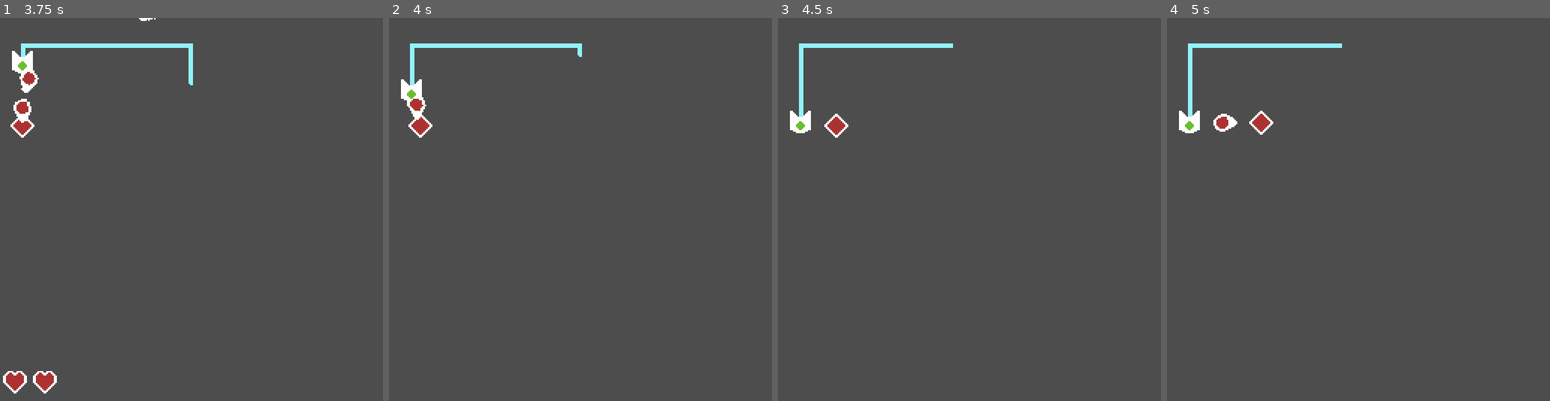
Above: before the commit, frames 1-4 (left to right).
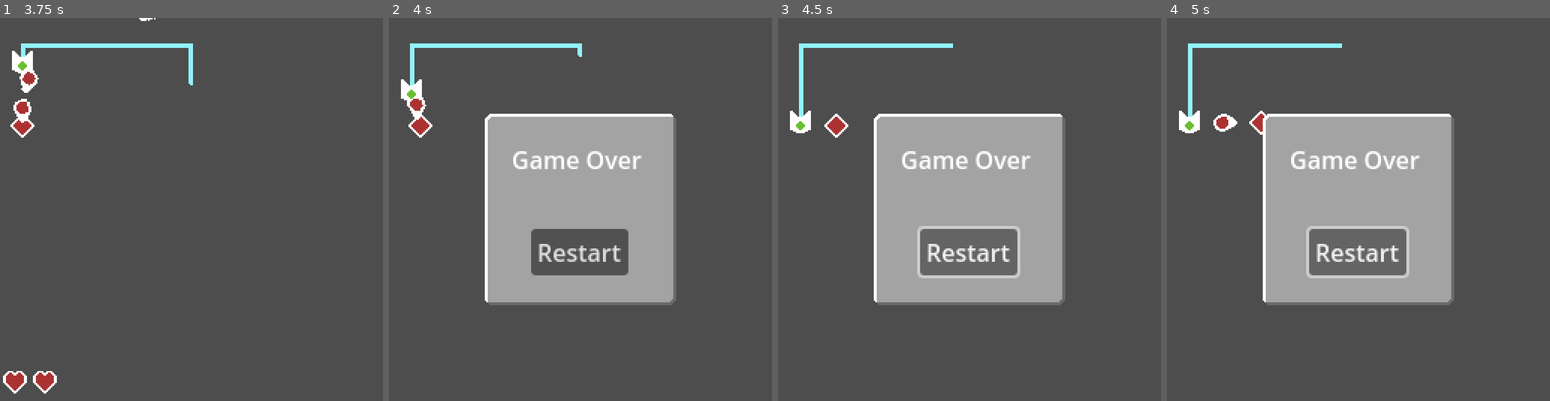
Above: after the commit, the same moments.

Repository: kennethbchen/Bullet-Wrangler-Game
Game: Godot game, scene res://Game.tscn
Two runs of this game, one before a commit and one after it. Both use one fixed random seed, a clock stepped at 60 frames per second and the inputs below.
Inputs (mouse positions are in pixels of both pictures, inside the frame that each line leads up to):
- Up to frame 1 (3.75 s): hold Space (Attack) 0.53-1.28 s; hold W (Up) 0.53-2.03 s; tap Space (Attack) at 1.35, 2.85 s; hold Space (Attack) 2.03-2.78 s; hold A (Left) 2.03-3.53 s; hold S (Down) from 3.53 s (still down); hold Space (Attack) from 3.53 s (still down)
- Up to frame 2 (4 s): keep holding S (Down); keep holding Space (Attack)
- Up to frame 3 (4.5 s): release S (Down) at 4.25 s; release Space (Attack) at 4.25 s; click (969, 251) at 4.25 s, where only the run after the commit has a clickable "Restart"
- Up to frame 4 (5 s): no input

Frame 1 is identical in both runs. In frame 2, 22% of the frame differs, in the area x 25-75%, y 25-75%; in frame 3, 22%; in frame 4, 22%.

Commit message:
Started implementing game over UI

Diff:
--- /dev/null
+++ b/Game.gd
@@ -0,0 +1,16 @@
+extends Node2D
+
+@export var game_over_ui: CanvasLayer
+
+# Called when the node enters the scene tree for the first time.
+func _ready():
+	pass # Replace with function body.
+
+
+# Called every frame. 'delta' is the elapsed time since the previous frame.
+func _process(delta):
+	pass
+
+func _on_player_died():
+	print("death")
+	game_over_ui.show()
--- a/Game.tscn
+++ b/Game.tscn
@@ -1,8 +1,10 @@
-[gd_scene load_steps=25 format=3 uid="uid://jwmpmr20n40m"]
+[gd_scene load_steps=27 format=3 uid="uid://jwmpmr20n40m"]
 
 [ext_resource type="Script" path="res://Scripts/Player.gd" id="1_wwex1"]
+[ext_resource type="Script" path="res://Game.gd" id="1_xpttx"]
 [ext_resource type="PackedScene" uid="uid://ddc8j5fsi2rdc" path="res://HealthSystem.tscn" id="2_1fmnw"]
 [ext_resource type="Script" path="res://Scripts/AttackSystem.gd" id="2_2nppm"]
+[ext_resource type="Theme" uid="uid://b38ci0gydvl3p" path="res://Theme.tres" id="2_de36d"]
 [ext_resource type="Texture2D" uid="uid://dii53ypu8s4sr" path="res://Sprites/Heart.png" id="2_ebqge"]
 [ext_resource type="Script" path="res://Scripts/LineDrawer.gd" id="2_nfbc4"]
 [ext_resource type="Texture2D" uid="uid://bqyrcjomob3vk" path="res://Sprites/Player.png" id="3_8cno4"]
@@ -53,7 +55,60 @@
 spawn_cycles = 3
 step_cycles = 1
 
-[node name="Game" type="Node2D"]
+[node name="Game" type="Node2D" node_paths=PackedStringArray("game_over_ui")]
+script = ExtResource("1_xpttx")
+game_over_ui = NodePath("GameOverUI")
+
+[node name="GameOverUI" type="CanvasLayer" parent="."]
+visible = false
+
+[node name="Panel" type="Panel" parent="GameOverUI"]
+anchors_preset = 8
+anchor_left = 0.5
+anchor_top = 0.5
+anchor_right = 0.5
+anchor_bottom = 0.5
+offset_left = -64.0
+offset_top = -64.0
+offset_right = 64.0
+offset_bottom = 64.0
+grow_horizontal = 2
+grow_vertical = 2
+theme = ExtResource("2_de36d")
+
+[node name="VBoxContainer" type="VBoxContainer" parent="GameOverUI/Panel"]
+layout_mode = 1
+anchors_preset = -1
+anchor_left = 0.0234375
+anchor_top = 0.0234375
+anchor_right = 0.976563
+anchor_bottom = 0.976563
+grow_horizontal = 2
+grow_vertical = 2
+metadata/_edit_use_anchors_ = true
+
+[node name="Spacer" type="Control" parent="GameOverUI/Panel/VBoxContainer"]
+layout_mode = 2
+size_flags_vertical = 3
+size_flags_stretch_ratio = 0.23
+
+[node name="GameOverText" type="Label" parent="GameOverUI/Panel/VBoxContainer"]
+layout_mode = 2
+size_flags_vertical = 3
+text = "Game Over "
+horizontal_alignment = 1
+
+[node name="Button" type="Button" parent="GameOverUI/Panel/VBoxContainer"]
+layout_mode = 2
+size_flags_horizontal = 4
+size_flags_vertical = 3
+size_flags_stretch_ratio = 0.5
+text = "Restart"
+
+[node name="Spacer2" type="Control" parent="GameOverUI/Panel/VBoxContainer"]
+layout_mode = 2
+size_flags_vertical = 3
+size_flags_stretch_ratio = 0.23
 
 [node name="UI" type="CanvasLayer" parent="."]
 
@@ -200,6 +255,7 @@
 [node name="Sprite" type="Sprite2D" parent="Enemy"]
 texture = ExtResource("12_nsuc7")
 
+[connection signal="player_died" from="Player" to="." method="_on_player_died"]
 [connection signal="area_entered" from="Player/Hurtbox" to="Player" method="_on_hurtbox_area_entered"]
 [connection signal="body_entered" from="Player/Hurtbox" to="Player" method="_on_hurtbox_body_entered"]
 [connection signal="health_changed" from="Player/HealthSystem" to="UI/HealthDisplay" method="_on_health_changed"]
--- a/Scripts/Player.gd
+++ b/Scripts/Player.gd
@@ -6,6 +6,8 @@
 @onready var attack_system = $AttackSystem
 
 var input_dir : Vector2
+
+signal player_died()
 
 # Called when the node enters the scene tree for the first time.
 func _ready():
@@ -42,6 +44,7 @@
 	health_system.change_health(-abs(damage))
 
 func _on_health_zeroed():
+	player_died.emit()
 	print("ded")
 
 func _on_hurtbox_area_entered(area: Area2D):
--- /dev/null
+++ b/Theme.tres
@@ -0,0 +1,13 @@
+[gd_resource type="Theme" load_steps=3 format=3 uid="uid://b38ci0gydvl3p"]
+
+[ext_resource type="Texture2D" uid="uid://ddl0hedc0oshn" path="res://Sprites/Panel.png" id="1_fbqt5"]
+
+[sub_resource type="StyleBoxTexture" id="StyleBoxTexture_bwssm"]
+texture = ExtResource("1_fbqt5")
+texture_margin_left = 4.0
+texture_margin_top = 4.0
+texture_margin_right = 4.0
+texture_margin_bottom = 4.0
+
+[resource]
+Panel/styles/panel = SubResource("StyleBoxTexture_bwssm")
Binary file added: Sprites/Background.png
Not shown, added: Sprites/Background.png.import
Binary file added: Sprites/Button.png
Not shown, added: Sprites/Button.png.import
Binary file added: Sprites/Panel.png
Not shown, added: Sprites/Panel.png.import
